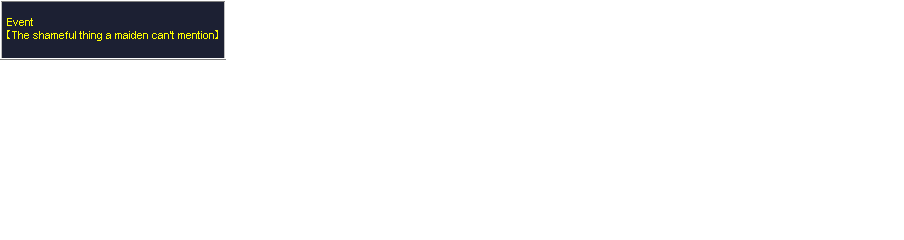
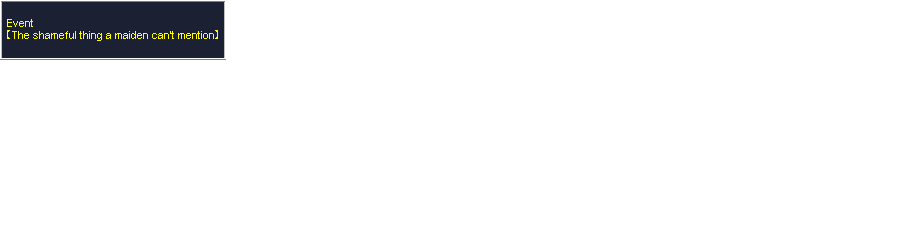
The second 904x240 image is a revision of the first. Changes to its layers:
added group "EN Sample" with 5 layers above "JP Sample" over 7, 18, 33, 27
renamed "English" to "EN 4 Lines", hid it, moved it into group "EN Sample", painted on it over 7, 18, 33, 27
added layer "Event" in group "EN Sample" over 7, 19, 33, 27
added group "JP Sample" with 4 layers above "BG" over 7, 18, 33, 27
